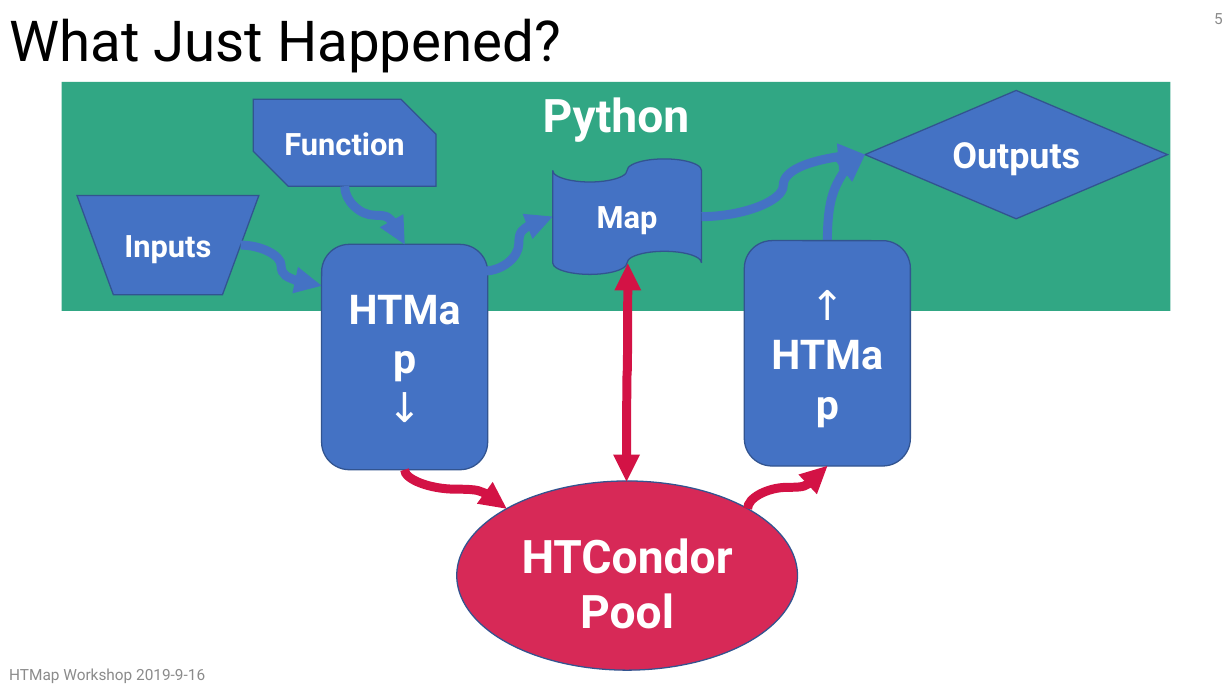
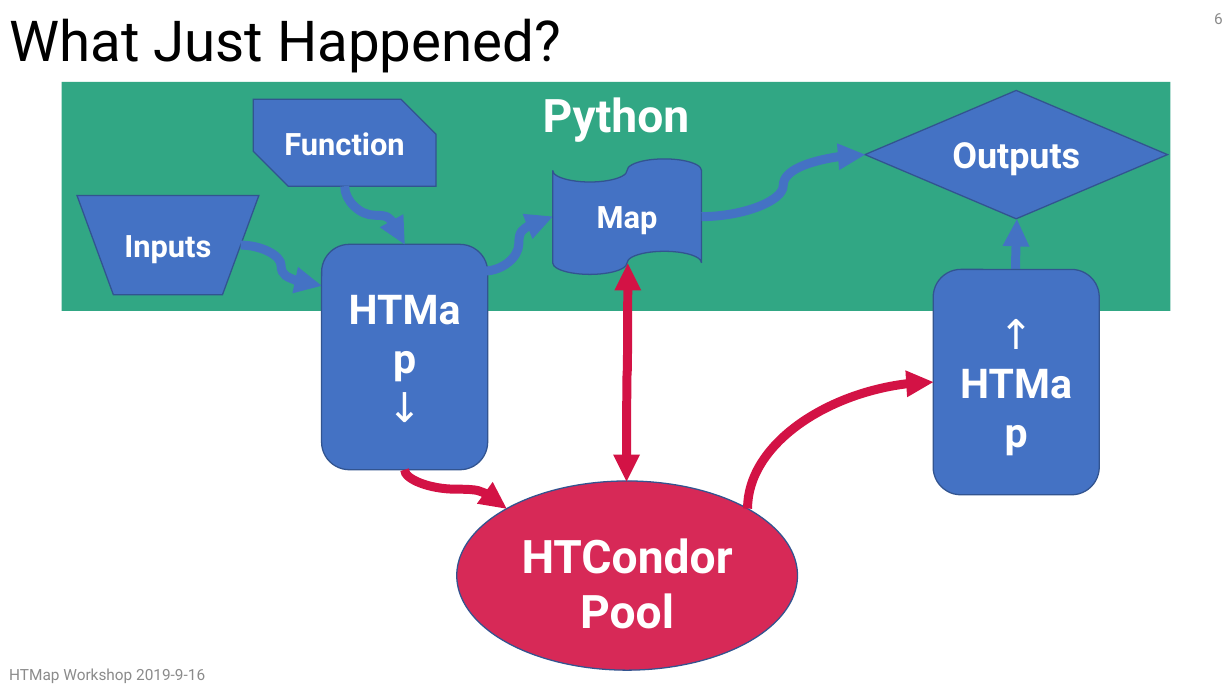
Before and after one commit to CHTC/htmap-workshop-materials, a slide deck: slide 6 of slides/HTMapWorkshop.pptx (slide 5 before the commit). Drawn at 1232x693 pixels with LibreOffice and Linux fonts; fonts in the diff are those of the drawing. Boxes give left, top, right and bottom in pixels: in the first picture for what was removed or moved away, otherwise in the second. Text is boxed around its words. In the diff, an @@ line names an element or a change of style, - is before the commit and + after.

```diff
--- a/slides/HTMapWorkshop.pptx
+++ b/slides/HTMapWorkshop.pptx
@@ curved arrow moved from (827, 240) - (865, 154) to (1016, 270) - (1018, 219) @@
@@ rounded rectangle "↑": place and size @@
-rounded rectangle "↑" at <box>745,240,911,466</box>
+rounded rectangle "↑" at <box>933,270,1100,495</box>
@@ curved arrow moved from (748, 508) - (827, 466) to (748, 508) - (933, 383) @@
```
Also in this commit, not shown: 4 other slides changed, 1 slide added, 6 other files.
